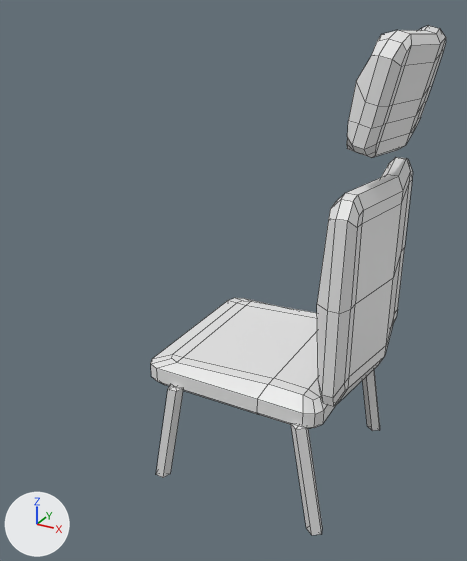
Renders of the FBX model Assets/Art/em/assets/chair.fbx from each side of a commit.
Both versions are drawn from a camera (50 mm lens) standing at (2.44, -3.26, 2.81) and looking at (0.65, -0.01, 1.18). Every picture has the same lights, and +X, +Y and +Z are marked at lower left. Mesh edges are drawn as thin lines. Where no turn or scale is listed for an object, it has been applied to the vertices.
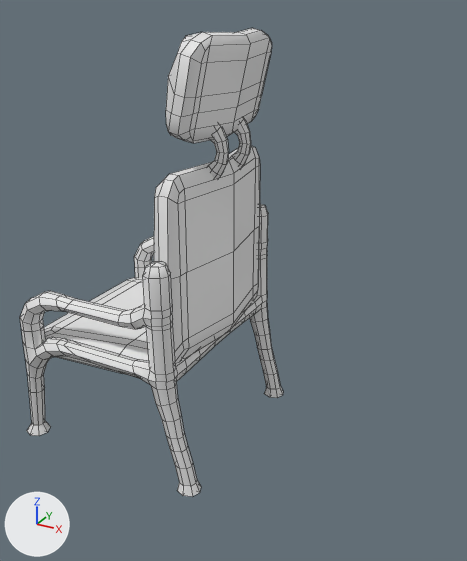
Boxes (x1, y1, x2, y2) around the edits, measured in the pictures (467 x 561 px; the box of a moved part takes in the faces that stretch with it):
'Cube.002', reshaped (11% narrower, 8% shorter)
    before: (151, 26, 446, 535)
    after: (20, 28, 283, 497)
part 1 of me_cube_010, moved or reshaped
    before: (347, 26, 446, 158)
    after: (166, 28, 272, 143)
part 2 of me_cube_010, moved or reshaped
    before: (151, 298, 336, 428)
    after: (43, 278, 149, 376)
part 3 of me_cube_010, moved or reshaped
    before: (317, 157, 413, 406)
    after: (154, 146, 260, 363)
part 4 of me_cube_010, added
    after: (20, 204, 283, 497)
part 5 of me_cube_010, added
    after: (208, 125, 229, 179)
part 6 of me_cube_010, added
    after: (231, 118, 251, 168)
part 7 of me_cube_010, deleted
    before: (362, 370, 380, 430)
part 8 of me_cube_010, deleted
    before: (291, 423, 322, 535)
part 9 of me_cube_010, deleted
    before: (156, 385, 183, 478)

What the commit changed:
me_cube_010 is used by ob_cube_002; location (0.0, 0.0, 0.0).
Verts and faces of me_cube_010; kept vertices keep their numbers, new ones are numbered from 294.
Before the commit, vertices of me_cube_010: 246 (0.44, -0.56, 0.0), 247 (0.56, -0.56, 0.69) at pixel (175, 387), 248 (0.44, -0.51, 0.0), 249 (0.56, -0.51, 0.69), 250 (0.48, -0.55, 0.0) at pixel (170, 473).
Before the commit, vertices of me_cube_010: 251 (0.61, -0.55, 0.69), 252 (0.47, -0.6, 0.0) at pixel (163, 477), 253 (0.59, -0.6, 0.69) at pixel (176, 391), 254 (0.41, -0.6, 0.0) at pixel (155, 474), 255 (0.53, -0.6, 0.69) at pixel (167, 389).
Before the commit, vertices of me_cube_010: 256 (0.39, -0.55, 0.0), 257 (0.52, -0.55, 0.69).
me_cube_010 had 294 vertices, 300 faces and spanned x 0.34..1.74, y -0.6..0.6, z 0.0..2.67.
me_cube_010 now has 962 vertices, 948 faces and spans x -0.67..0.75, y -0.69..0.69, z 0.0..2.64.
me_cube_010 part 1: the loose piece of 96 vertices spanning x 1.45..1.74, y -0.45..0.45, z 2.1..2.67 is moved by (-0.99, 0.0, -0.03).
me_cube_010 part 2: the loose piece of 68 vertices spanning x 0.34..1.46, y -0.56..0.56, z 0.65..0.84 is multiplied about its middle by the matrix ((0.998, 0.0, -0.067), (0.0, 1.055, 0.0), (0.067, 0.0, 0.998)), then moved by (-0.94, 0.0, -0.01).
me_cube_010 part 3: the loose piece of 82 vertices spanning x 1.4..1.64, y -0.56..0.56, z 0.84..1.96 is moved by (-0.99, 0.0, -0.03).
me_cube_010 part 4: a new loose piece of 602 vertices spanning x -0.67..0.74, y -0.69..0.69, z 0.0..1.49.
me_cube_010 part 5: a new loose piece of 57 vertices spanning x 0.52..0.69, y -0.18..-0.09, z 1.81..2.22.
me_cube_010 part 6: a new loose piece of 57 vertices spanning x 0.52..0.69, y 0.09..0.18, z 1.81..2.22.
me_cube_010 part 7: the loose piece of 12 vertices spanning x 1.31..1.53, y 0.51..0.6, z 0.0..0.69 is deleted.
me_cube_010 part 8: the loose piece of 12 vertices spanning x 1.31..1.53, y -0.59..-0.51, z 0.0..0.69 is deleted.
Part 9, on me_cube_010:
Vertices deleted: 246 to 257 (with the faces that use them).
me_cube_010 part 10: the surface is now shaded smooth.
